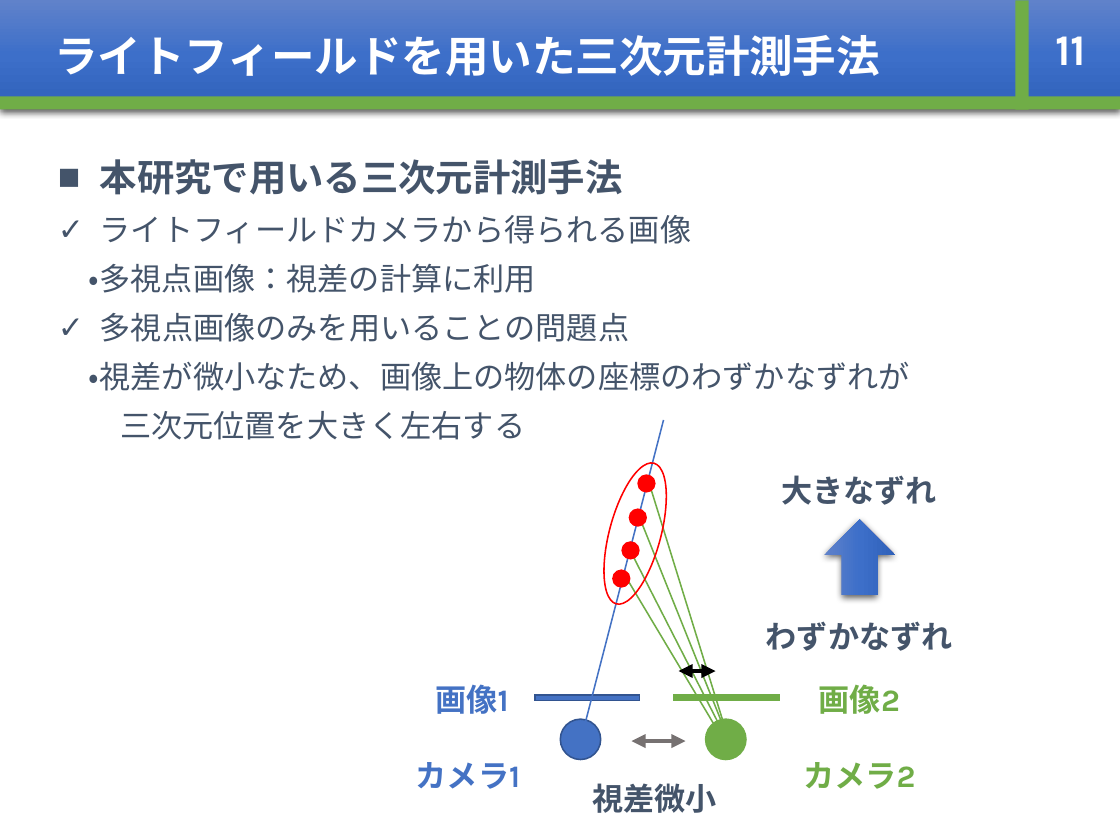
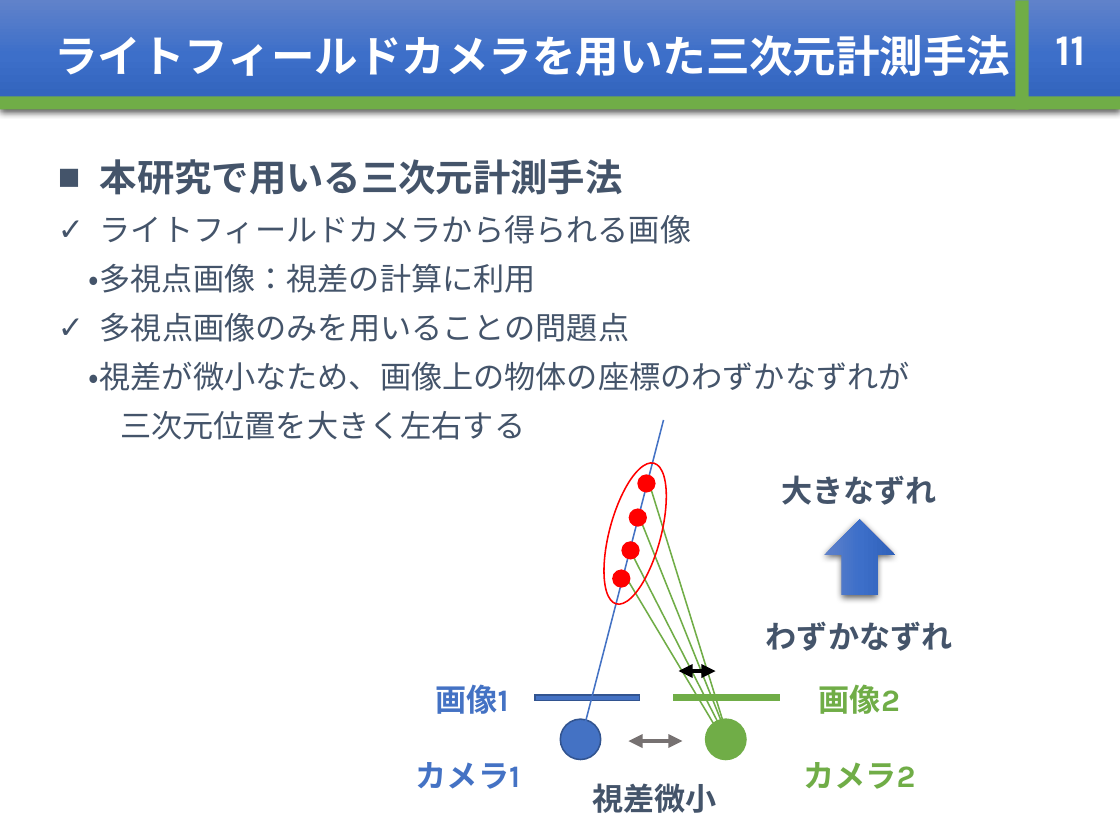
Before and after one commit to whcitizen/citizen_thesis, a slide deck: slide 14 of 03_mid_presentation/mid-presentation_20180219.pptx. Drawn at 1120x840 pixels with LibreOffice and Linux fonts; fonts in the diff are those of the drawing. Boxes give left, top, right and bottom in pixels: in the first picture for what was removed or moved away, otherwise in the second. Text is boxed around its words. In the diff, an @@ line names an element or a change of style, - is before the commit and + after.

```diff
--- a/03_mid_presentation/mid-presentation_20180219.pptx
+++ b/03_mid_presentation/mid-presentation_20180219.pptx
@@ text in rectangle at [54,35,1010,76]: text changed @@
-ライトフィールドを用いた三次元計測手法
+ライトフィールドカメラを用いた三次元計測手法
@@ double arrow moved from (632, 741) - (685, 741) to (628, 741) - (682, 741) @@
```
Also in this commit, not shown: 8 other slides changed.
